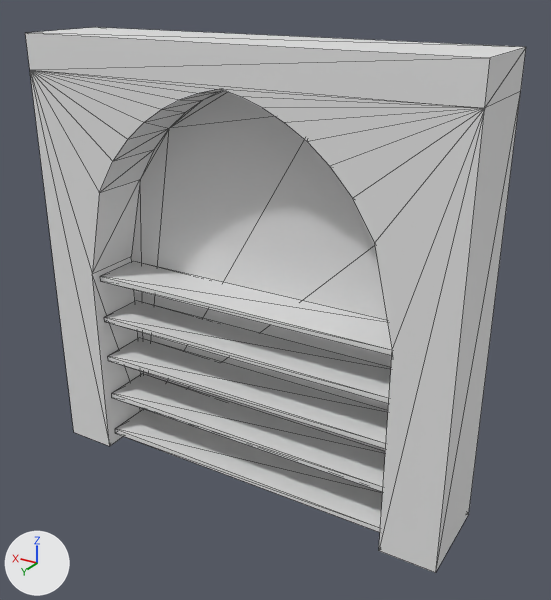
The glTF model assets/kit/walls/wall_shelfbay_4m.glb as it was, and as the next commit left it.
The view is the same before and after, from a 50 mm lens placed at (-1.37, 5.11, 4.48), pointed at (1.79, -0.17, 1.84). Arrows for +X, +Y and +Z are at lower left; the lights stay in place. The picture after the commit comes second. Mesh edges are drawn as thin lines. Where no turn or scale is listed for an object, it has been applied to the vertices.

Objects in the first picture: 'wall_shelfbay_4m__body-col', 'wall_shelfbay_4m__shelves'.
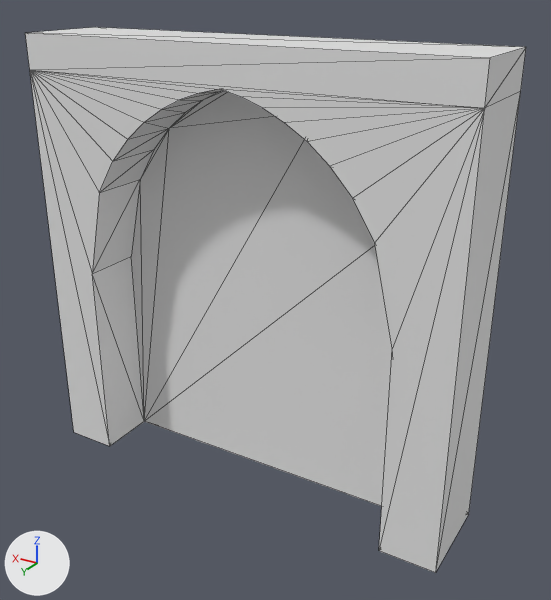
What differs and where, as boxes (x1, y1, x2, y2) in the pictures (551 x 600 px):
'wall_shelfbay_4m__shelves', deleted: before (100, 262, 392, 532)

The change in detail:
Object 'wall_shelfbay_4m__shelves' (ob_wall_shelfbay_4m__shelves) is deleted.
